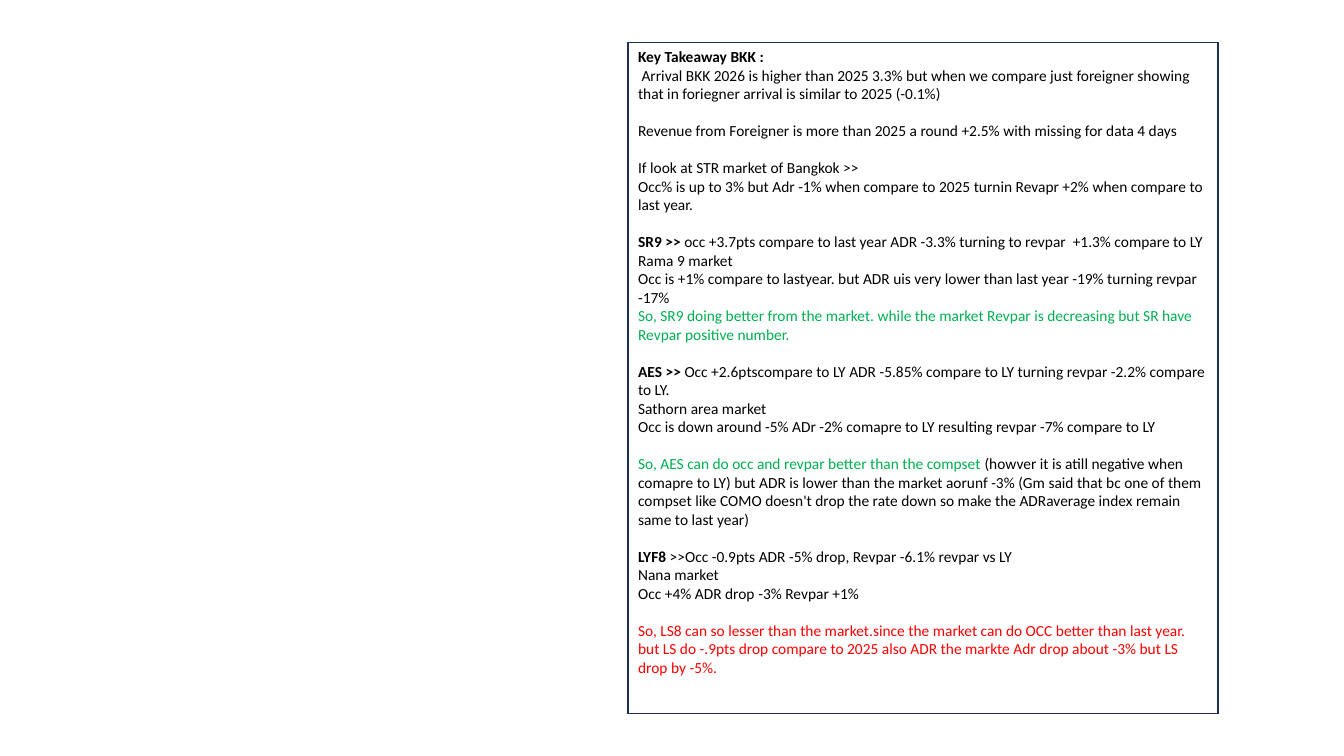
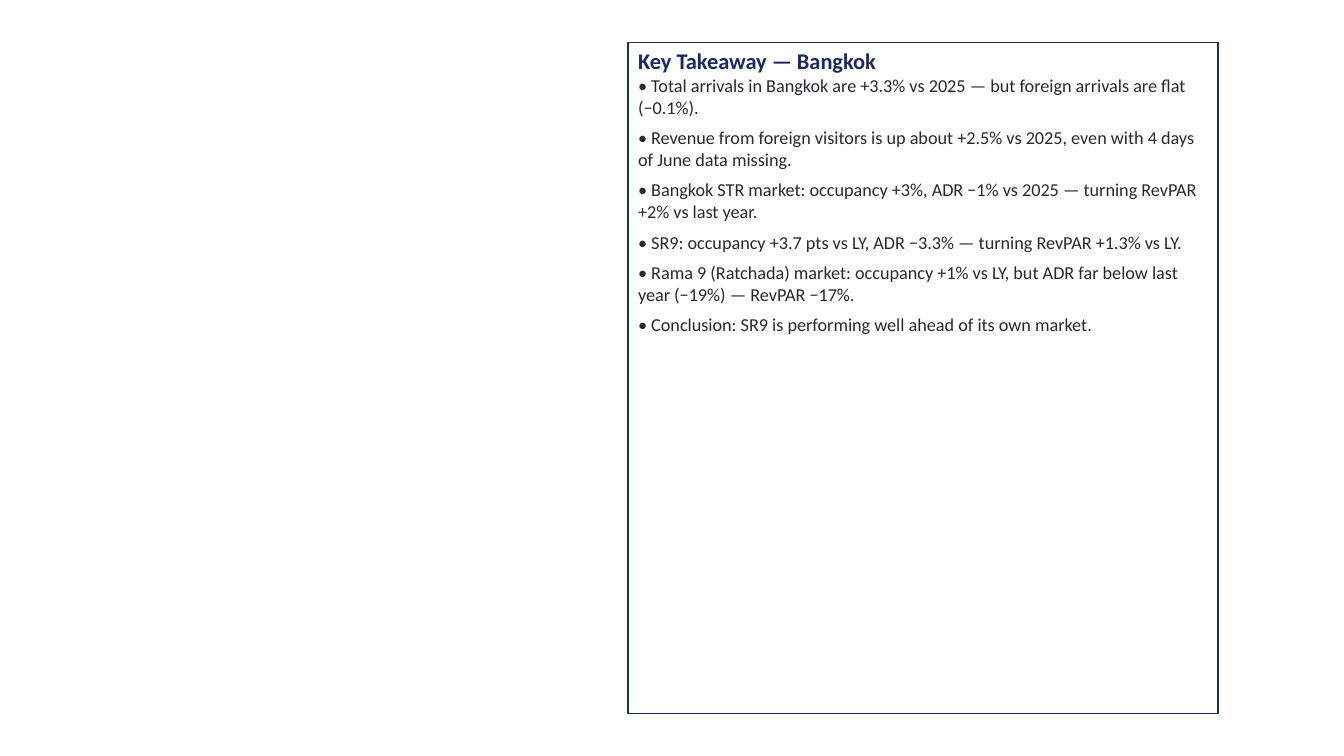
Before and after one commit to Chavin2543/mae-workspace, a slide deck: slide 14 of output/Portfolio_Performance_Report_H1-2026.pptx. Drawn at 1344x756 pixels with LibreOffice and Linux fonts; fonts in the diff are those of the drawing. Boxes give left, top, right and bottom in pixels: in the first picture for what was removed or moved away, otherwise in the second. Text is boxed around its words. In the diff, an @@ line names an element or a change of style, - is before the commit and + after.

```diff
--- a/output/Portfolio_Performance_Report_H1-2026.pptx
+++ b/output/Portfolio_Performance_Report_H1-2026.pptx
@@ text in rectangle at box(638, 53, 1196, 334): text changed; size 11 to 13 pt; text colour #000000 to #26292E @@
-Key Takeaway BKK :
-Arrival BKK 2026 is higher than 2025 3.3% but when we compare just foreigner showing that in foriegner arrival is similar to 2025 (-0.1%)
-Revenue from Foreigner is more than 2025 a round +2.5% with missing for data 4 days
-If look at STR market of Bangkok >>
-Occ% is up to 3% but Adr -1% when compare to 2025 turnin Revapr +2% when compare to last year.
-SR9 >> occ +3.7pts compare to last year ADR -3.3% turning to revpar +1.3% compare to LY
-Rama 9 market
-Occ is +1% compare to lastyear. but ADR uis very lower than last year -19% turning revpar -17%
-So, SR9 doing better from the market. while the market Revpar is decreasing but SR have Revpar positive number.
-AES >> Occ +2.6ptscompare to LY ADR -5.85% compare to LY turning revpar -2.2% compare to LY.
-Sathorn area market
-Occ is down around -5% ADr -2% comapre to LY resulting revpar -7% compare to LY
-So, AES can do occ and revpar better than the compset (howver it is atill negative when comapre to LY) but ADR is lower than the market aorunf -3% (Gm said that bc one of them compset like COMO doesn't drop the rate down so make the ADRaverage index remain same to last year)
-LYF8 >>Occ -0.9pts ADR -5% drop, Revpar -6.1% revpar vs LY
-Nana market
-Occ +4% ADR drop -3% Revpar +1%
-So, LS8 can so lesser than the market.since the market can do OCC better than last year. but LS do -.9pts drop compare to 2025 also ADR the markte Adr drop about -3% but LS drop by -5%.
+Key Takeaway — Bangkok
+• Total arrivals in Bangkok are +3.3% vs 2025 — but foreign arrivals are flat (−0.1%).
+• Revenue from foreign visitors is up about +2.5% vs 2025, even with 4 days of June data missing.
+• Bangkok STR market: occupancy +3%, ADR −1% vs 2025 — turning RevPAR +2% vs last year.
+• SR9: occupancy +3.7 pts vs LY, ADR −3.3% — turning RevPAR +1.3% vs LY.
+• Rama 9 (Ratchada) market: occupancy +1% vs LY, but ADR far below last year (−19%) — RevPAR −17%.
+• Conclusion: SR9 is performing well ahead of its own market.
```
Also in this commit, not shown: 6 other slides changed, 2 other files.
